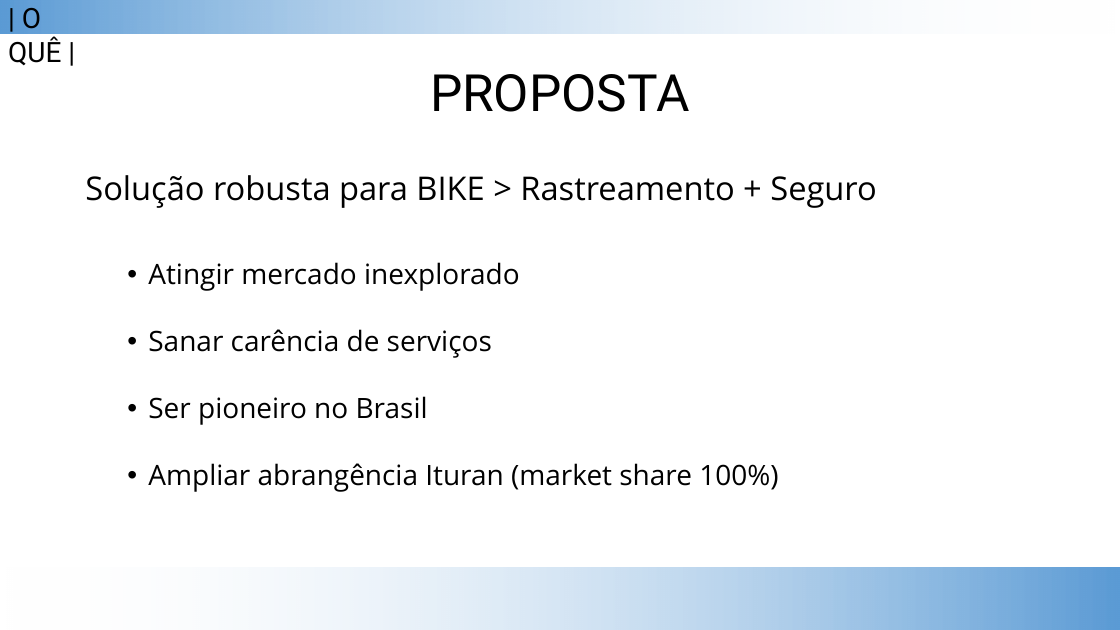
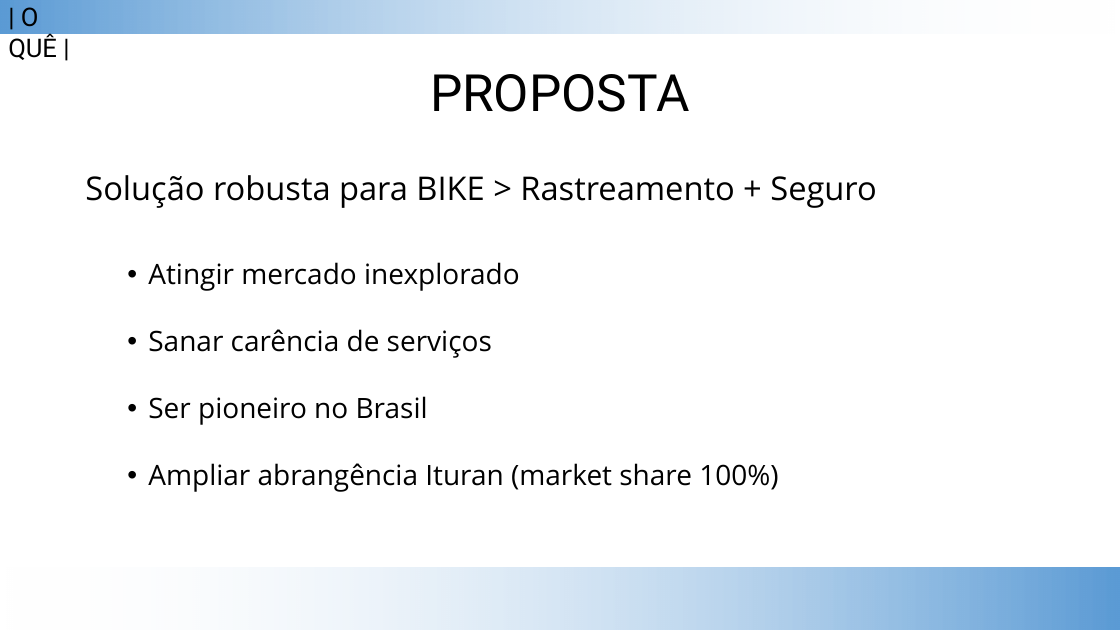
Before and after one commit to bazsant/pos-ins-cot, a slide deck: slide 7 of apresentacao/ituran-seguro-bike-final.pptx. Drawn at 1120x630 pixels with LibreOffice and Linux fonts; fonts in the diff are those of the drawing; background and template pictures are left out. Boxes give left, top, right and bottom in pixels: in the first picture for what was removed or moved away, otherwise in the second. Text is boxed around its words. In the diff, an @@ line names an element or a change of style, - is before the commit and + after.

```diff
--- a/apresentacao/ituran-seguro-bike-final.pptx
+++ b/apresentacao/ituran-seguro-bike-final.pptx
@@ text "| O QUÊ |" at [8, 7, 57, 60]: size 24 to 22 pt @@
```
Also in this commit, not shown: 8 other slides changed.
